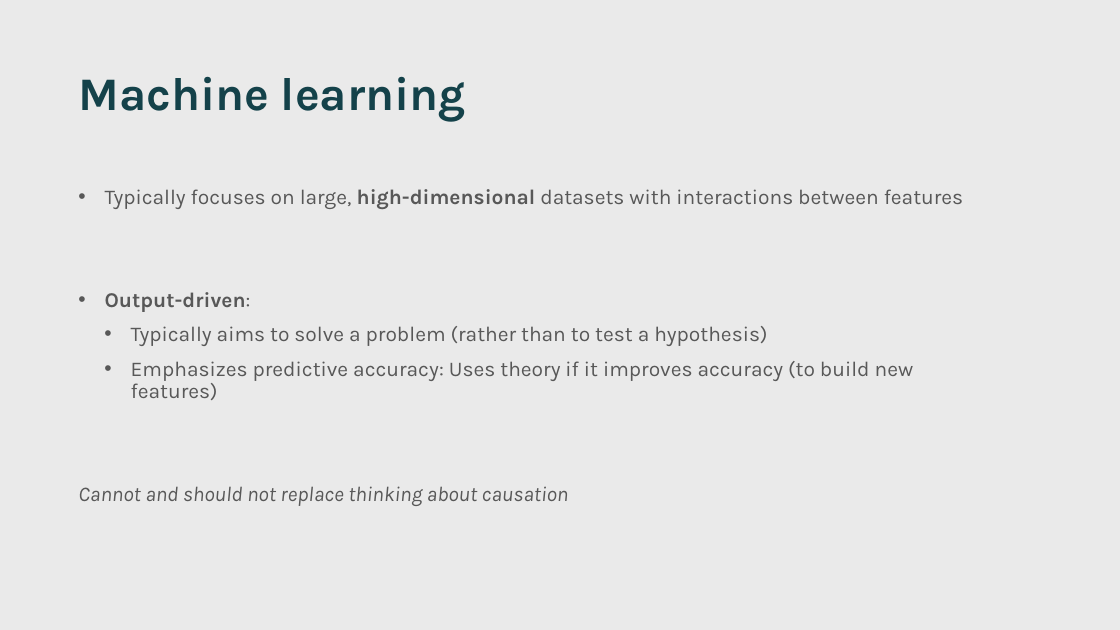
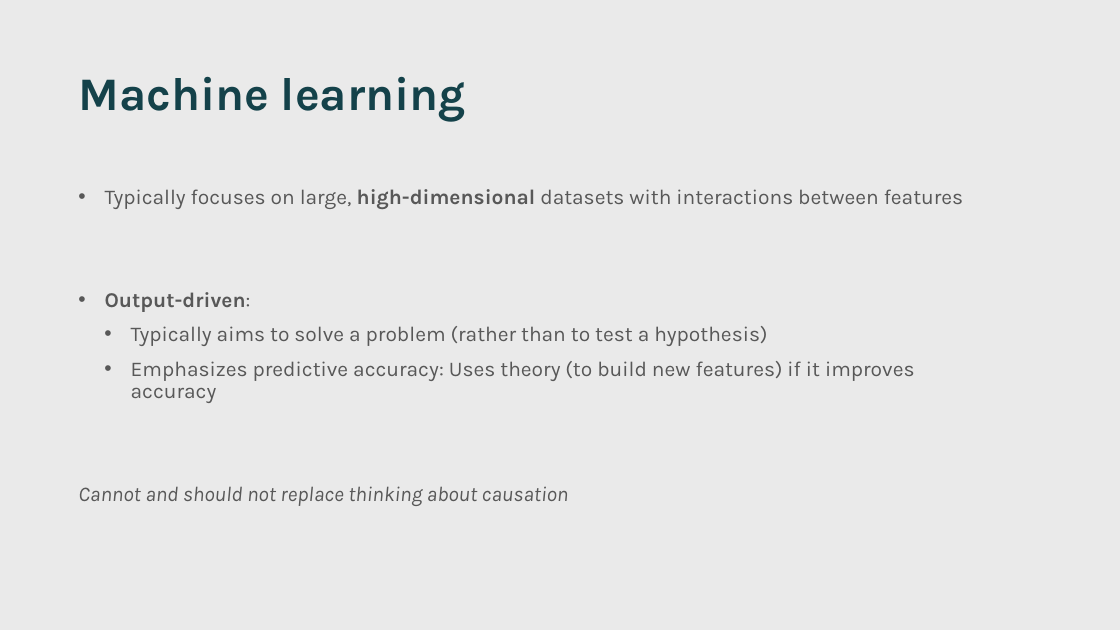
Before and after one commit to jgarciab/ml_julius, a slide deck: slide 4 of Slides/talk.pptx. Drawn at 1120x630 pixels with LibreOffice and Linux fonts; fonts in the diff are those of the drawing. Boxes give left, top, right and bottom in pixels: in the first picture for what was removed or moved away, otherwise in the second. Text is boxed around its words. In the diff, an @@ line names an element or a change of style, - is before the commit and + after.

```diff
--- a/Slides/talk.pptx
+++ b/Slides/talk.pptx
@@ text at (131, 361, 915, 403): text changed @@
-  • Emphasizes predictive accuracy: Uses theory if it improves accuracy (to build new features)
+  • Emphasizes predictive accuracy: Uses theory (to build new features) if it improves accuracy
```
Also in this commit, not shown: 7 other slides changed, 2 other files.
